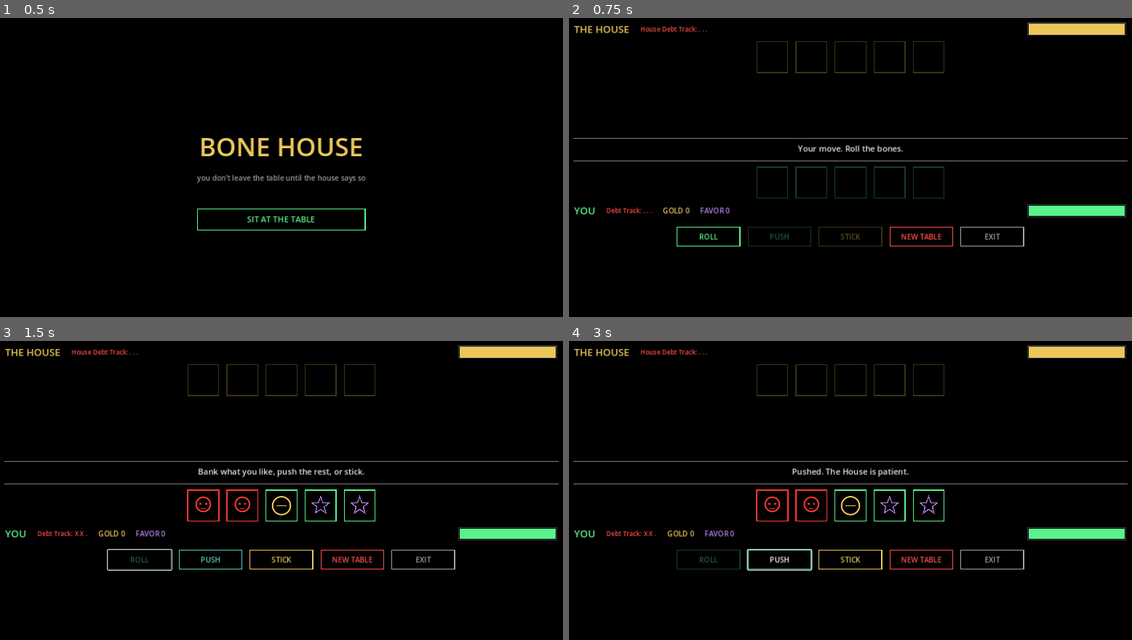
Above: before the commit, frames 1-4 (two rows, left to right).
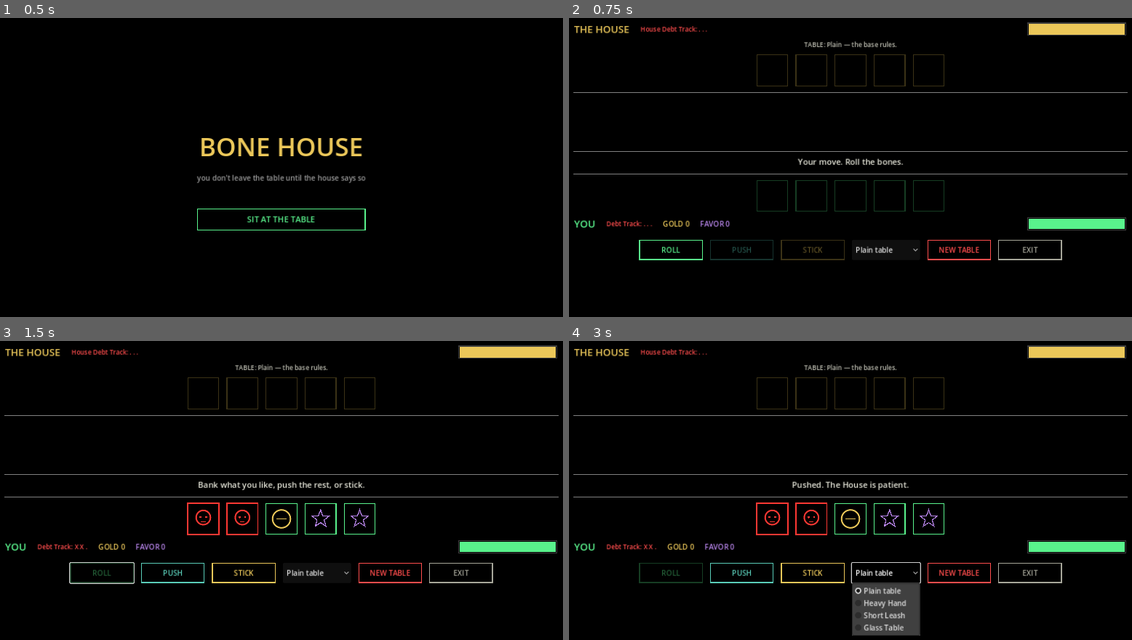
Above: after the commit, the same moments.

Repository: grahamjamescampbell/bone-house
Game: Godot game, scene res://scenes/Main.tscn
Same seed, same stepped clock (60 frames per second), same inputs: the game is played once before the commit and once after it.
Inputs (mouse positions are in pixels of both pictures, inside the frame that each line leads up to):
- Up to frame 1 (0.5 s): no input
- Up to frame 2 (0.75 s): click "SIT AT THE TABLE" at 0.5 s
- Up to frame 3 (1.5 s): click "ROLL" at 1.25 s
- Up to frame 4 (3 s): click "PUSH" at 2 s; click (884, 574) at 2.75 s, where only the run after the commit has a clickable "Plain table"

Frame 1 is identical in both runs. In frame 2, 6.1% of the frame differs, in the area x 0-100%, y 7-82%; in frame 3, 7.1%; in frame 4, 9.1%, in the area x 0-100%, y 7-99%.

Commit message:
Rules foundation: TableRules, modifiers (Heavy Hand, Short Leash, Glass Table)

Diff:
--- /dev/null
+++ b/scripts/modifiers.gd
@@ -0,0 +1,36 @@
+class_name Modifiers
+extends RefCounted
+
+## Table modifiers. Each one changes one base rule and is shown to the player
+## before they commit to the Table. To add a modifier: give it an id, a title,
+## a one-line blurb, and a case in apply() that adjusts the TableRules.
+
+const HEAVY_HAND := "heavy_hand"
+const SHORT_LEASH := "short_leash"
+const GLASS_TABLE := "glass_table"
+
+const ALL := [HEAVY_HAND, SHORT_LEASH, GLASS_TABLE]
+
+static func title(id: String) -> String:
+	match id:
+		HEAVY_HAND: return "Heavy Hand"
+		SHORT_LEASH: return "Short Leash"
+		GLASS_TABLE: return "Glass Table"
+	return id
+
+static func blurb(id: String) -> String:
+	match id:
+		HEAVY_HAND: return "A Skull rolled on a Push takes one banked Blade or Ward."
+		SHORT_LEASH: return "Only two Pushes per hand, for you and the House."
+		GLASS_TABLE: return "Both sides have only 10 HP."
+	return ""
+
+static func apply(id: String, rules: TableRules) -> void:
+	match id:
+		HEAVY_HAND:
+			rules.skull_push_takes_banked = true
+		SHORT_LEASH:
+			rules.push_limit = 2
+		GLASS_TABLE:
+			rules.player_max_hp = 10
+			rules.dealer_max_hp = 10
--- a/scripts/table_controller.gd
+++ b/scripts/table_controller.gd
@@ -12,11 +12,8 @@
 ## and the Dealer's-knuckle acquisition ritual are not implemented yet.
 
 const DICE_COUNT := 5
-const BUST_LIMIT := 3
-const DEALER_BUST_LIMIT := 3
 const DEALER_TARGET := 4
 const DEALER_PUSH_LIMIT := 5
-const BUST_DAMAGE := 2
 
 const PLAYER_COLOR := Color(0.35, 0.95, 0.55)
 const DEALER_COLOR := Color(0.92, 0.78, 0.35)
@@ -42,6 +39,8 @@
 var dealer_rng := RandomNumberGenerator.new()
 
 var player_hp := 20
+var rules: TableRules = TableRules.create([])
+var pushes_used := 0
 var player_max_hp := 20
 var dealer_hp := 20
 var dealer_max_hp := 20
@@ -68,6 +67,8 @@
 var player_debt_label: Label
 var dealer_debt_label: Label
 var battlefield: Control
+var mod_label: Label
+var mod_select: OptionButton
 
 var roll_btn: Button
 var push_btn: Button
@@ -83,8 +84,17 @@
 
 	_reset_banked(player_banked)
 	_build_ui()
-	_refresh_all()
+	_apply_rules([])
 	_start_hand()
+
+## Builds the Table's rules from a list of modifier ids and resets HP to match.
+func _apply_rules(ids: Array) -> void:
+	rules = TableRules.create(ids)
+	player_max_hp = rules.player_max_hp
+	dealer_max_hp = rules.dealer_max_hp
+	player_hp = player_max_hp
+	dealer_hp = dealer_max_hp
+	mod_label.text = rules.summary()
 
 func _reseed_dealer() -> void:
 	# The Dealer's dice are a stock set seeded once per Table, per the design
@@ -134,6 +144,13 @@
 	dealer_hp_bar = HPBar.new()
 	dealer_hp_bar.bar_color = DEALER_COLOR
 	dealer_header.add_child(dealer_hp_bar)
+
+	mod_label = Label.new()
+	mod_label.add_theme_font_size_override("font_size", 14)
+	mod_label.add_theme_color_override("font_color", Color(0.75, 0.75, 0.7))
+	mod_label.autowrap_mode = TextServer.AUTOWRAP_WORD
+	mod_label.horizontal_alignment = HORIZONTAL_ALIGNMENT_CENTER
+	root.add_child(mod_label)
 
 	var dealer_row := HBoxContainer.new()
 	dealer_row.alignment = BoxContainer.ALIGNMENT_CENTER
@@ -225,6 +242,15 @@
 	stick_btn.pressed.connect(_on_stick_pressed)
 	button_row.add_child(stick_btn)
 
+	mod_select = OptionButton.new()
+	mod_select.add_item("Plain table")
+	for id in Modifiers.ALL:
+		mod_select.add_item(Modifiers.title(id))
+	mod_select.custom_minimum_size = Vector2(150, 44)
+	mod_select.tooltip_text = "Test: pick a modifier to start a new table with it"
+	mod_select.item_selected.connect(_on_modifier_selected)
+	button_row.add_child(mod_select)
+
 	restart_btn = _make_button("NEW TABLE", Color(1, 0.3, 0.3))
 	restart_btn.pressed.connect(_on_restart_pressed)
 	button_row.add_child(restart_btn)
@@ -264,6 +290,7 @@
 	d[Sym.Kind.FAVOR] = 0
 
 func _start_hand() -> void:
+	pushes_used = 0
 	player_debt = 0
 	dealer_debt = 0
 	hand_rolled = false
@@ -289,7 +316,7 @@
 	for dv in player_dice:
 		var s := Sym.roll(rng)
 		dv.roll(s)
-		if s == Sym.Kind.SKULL:
+		if s == Sym.Kind.SKULL and rules.opening_skulls_count:
 			player_debt += 1
 	if _check_player_bust():
 		return
@@ -297,9 +324,14 @@
 	_refresh_all()
 
 func _on_push_pressed() -> void:
-	if game_over or not hand_rolled:
+	if game_over or not hand_rolled or animating:
+		return
+	if rules.push_limit >= 0 and pushes_used >= rules.push_limit:
+		message_label.text = "No pushes left — bank it or stick."
+		_refresh_all()
 		return
 	var any_live := false
+	var new_skulls := 0
 	for dv in player_dice:
 		if dv.is_live():
 			any_live = true
@@ -307,19 +339,42 @@
 			dv.roll(s)
 			if s == Sym.Kind.SKULL:
 				player_debt += 1
+				new_skulls += 1
 	if not any_live:
 		message_label.text = "Nothing left to push — bank it or stick."
 		_refresh_all()
 		return
+	pushes_used += 1
 	if _check_player_bust():
 		return
-	message_label.text = "Pushed. The House is patient."
+	var lost := 0
+	if rules.skull_push_takes_banked and new_skulls > 0:
+		lost = _destroy_banked(new_skulls)
+	if lost > 0:
+		message_label.text = "Pushed. %d of your banked dice shattered — the House takes its cut." % lost
+	else:
+		message_label.text = "Pushed. The House is patient."
 	_refresh_all()
 
+## Heavy Hand: each fresh Skull shatters one banked Blade/Ward at random (the
+## spent die goes blank for the rest of the hand). Returns how many were destroyed.
+func _destroy_banked(count: int) -> int:
+	var destroyed := 0
+	for _i in range(count):
+		var victims: Array[DieVisual] = []
+		for dv in player_dice:
+			if dv.is_banked() and (dv.symbol == Sym.Kind.BLADE or dv.symbol == Sym.Kind.WARD):
+				victims.append(dv)
+		if victims.is_empty():
+			break
+		victims[rng.randi_range(0, victims.size() - 1)].set_empty()
+		destroyed += 1
+	return destroyed
+
 func _check_player_bust() -> bool:
-	if player_debt >= BUST_LIMIT:
-		player_hp -= BUST_DAMAGE
-		message_label.text = "BUST. Three skulls — you flinched and it cost you %d." % BUST_DAMAGE
+	if player_debt >= rules.bust_limit:
+		player_hp -= rules.bust_damage
+		message_label.text = "BUST. %d skulls — you flinched and it cost you %d." % [rules.bust_limit, rules.bust_damage]
 		if player_hp <= 0:
 			_end_game(false)
 		else:
@@ -360,24 +415,43 @@
 	var pushes := 0
 	var busted := false
 
-	while active > 0 and pushes < DEALER_PUSH_LIMIT:
+	# The House's rolls (opening roll plus pushes) obey the same push limit.
+	var max_rolls := DEALER_PUSH_LIMIT
+	if rules.push_limit >= 0:
+		max_rolls = min(DEALER_PUSH_LIMIT, rules.push_limit + 1)
+
+	while active > 0 and pushes < max_rolls:
 		var results: Array[int] = []
 		for i in range(active):
 			results.append(Sym.roll(dealer_rng))
 		var next_active := 0
+		# Heavy Hand: Skulls on a push shatter dice banked on earlier rolls.
+		if rules.skull_push_takes_banked and pushes > 0:
+			for s in results:
+				if s != Sym.Kind.SKULL:
+					continue
+				var blades: int = banked[Sym.Kind.BLADE]
+				var wards: int = banked[Sym.Kind.WARD]
+				if blades + wards == 0:
+					break
+				if dealer_rng.randi_range(1, blades + wards) <= blades:
+					banked[Sym.Kind.BLADE] -= 1
+				else:
+					banked[Sym.Kind.WARD] -= 1
 		for s in results:
 			if s == Sym.Kind.SKULL:
-				debt += 1
+				if pushes > 0 or rules.opening_skulls_count:
+					debt += 1
 			elif s == Sym.Kind.BLADE or s == Sym.Kind.WARD:
 				banked[s] += 1
 			else:
 				next_active += 1
 		active = next_active
 		pushes += 1
-		if debt >= DEALER_BUST_LIMIT:
+		if debt >= rules.bust_limit:
 			busted = true
 			break
-		if banked[Sym.Kind.BLADE] + banked[Sym.Kind.WARD] >= DEALER_TARGET or debt >= 2:
+		if banked[Sym.Kind.BLADE] + banked[Sym.Kind.WARD] >= DEALER_TARGET or debt >= rules.bust_limit - 1:
 			break
 
 	dealer_debt = debt
@@ -690,7 +764,13 @@
 
 	roll_btn.text = "CONTINUE" if awaiting_continue else "ROLL"
 	roll_btn.disabled = game_over or animating or (hand_rolled and not awaiting_continue)
-	push_btn.disabled = game_over or animating or awaiting_continue or not hand_rolled or not _has_live_die()
+	push_btn.disabled = game_over or animating or awaiting_continue or not hand_rolled or not _has_live_die() \
+			or (rules.push_limit >= 0 and pushes_used >= rules.push_limit)
+	if rules.push_limit >= 0:
+		push_btn.text = "PUSH (%d)" % max(rules.push_limit - pushes_used, 0)
+	else:
+		push_btn.text = "PUSH"
+	mod_select.disabled = animating
 	stick_btn.disabled = game_over or animating or awaiting_continue or not hand_rolled
 	restart_btn.disabled = animating
 
@@ -702,17 +782,31 @@
 
 func _debt_pips(count: int) -> String:
 	var s := ""
-	for i in range(BUST_LIMIT):
+	for i in range(rules.bust_limit):
 		s += "X" if i < count else "."
-		if i < BUST_LIMIT - 1:
+		if i < rules.bust_limit - 1:
 			s += " "
 	return s
 
 func _on_restart_pressed() -> void:
+	_new_table(_selected_modifier_ids())
+
+func _on_modifier_selected(_index: int) -> void:
+	if animating:
+		return
+	_new_table(_selected_modifier_ids())
+
+func _selected_modifier_ids() -> Array:
+	var idx: int = mod_select.selected
+	if idx <= 0:
+		return []
+	return [Modifiers.ALL[idx - 1]]
+
+## Starts a fresh Table with the given modifiers.
+func _new_table(ids: Array) -> void:
 	game_over = false
-	player_hp = player_max_hp
-	dealer_hp = dealer_max_hp
 	gold = 0
 	favor = 0
+	_apply_rules(ids)
 	_reseed_dealer()
 	_start_hand()
--- /dev/null
+++ b/scripts/table_rules.gd
@@ -0,0 +1,33 @@
+class_name TableRules
+extends RefCounted
+
+## The rules of one Table: the base rules, plus whatever modifiers this Table
+## carries. The table controller reads everything from here, so changing how a
+## Table plays means changing (or adding) a modifier, not editing game logic.
+
+# --- Base rules --------------------------------------------------------------
+var bust_limit := 3                  # Skulls in one hand that bust it
+var bust_damage := 2                 # HP lost when you bust
+var opening_skulls_count := true     # do Skulls on the opening roll count toward a bust?
+var push_limit := -1                 # Pushes allowed per hand; -1 means unlimited
+var skull_push_takes_banked := false # a Skull on a Push destroys a banked Blade/Ward
+var player_max_hp := 20
+var dealer_max_hp := 20
+
+# --- Which modifiers are active (ids from Modifiers) -------------------------
+var modifiers: Array[String] = []
+
+static func create(ids: Array) -> TableRules:
+	var rules := TableRules.new()
+	for id in ids:
+		Modifiers.apply(str(id), rules)
+		rules.modifiers.append(str(id))
+	return rules
+
+func summary() -> String:
+	if modifiers.is_empty():
+		return "TABLE: Plain — the base rules."
+	var parts := PackedStringArray()
+	for id in modifiers:
+		parts.append("%s — %s" % [Modifiers.title(id), Modifiers.blurb(id)])
+	return "TABLE: " + "   |   ".join(parts)
